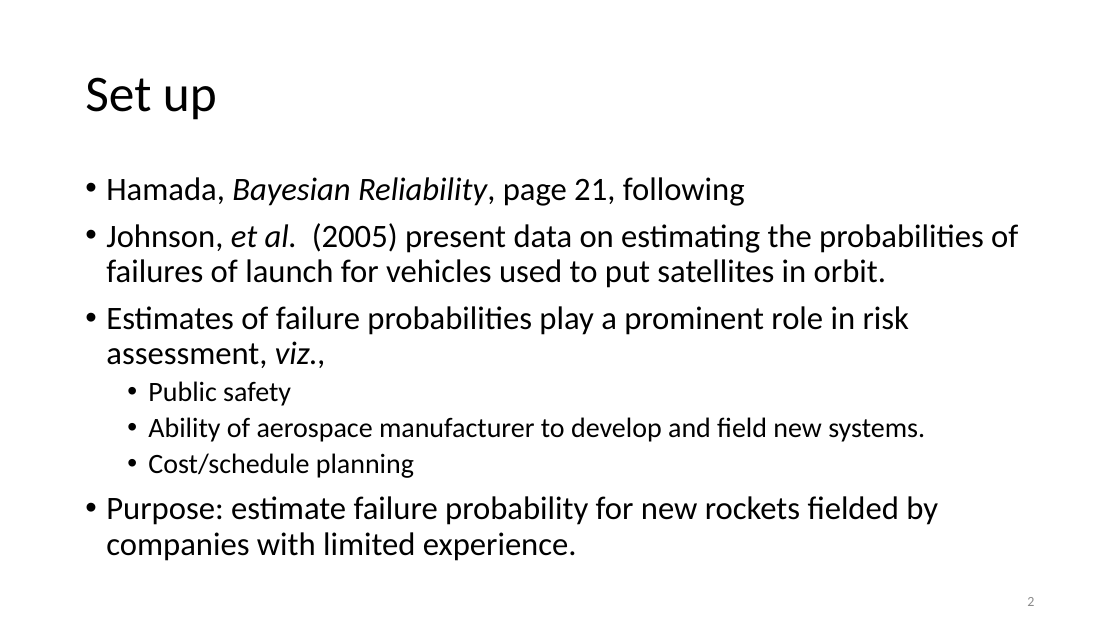
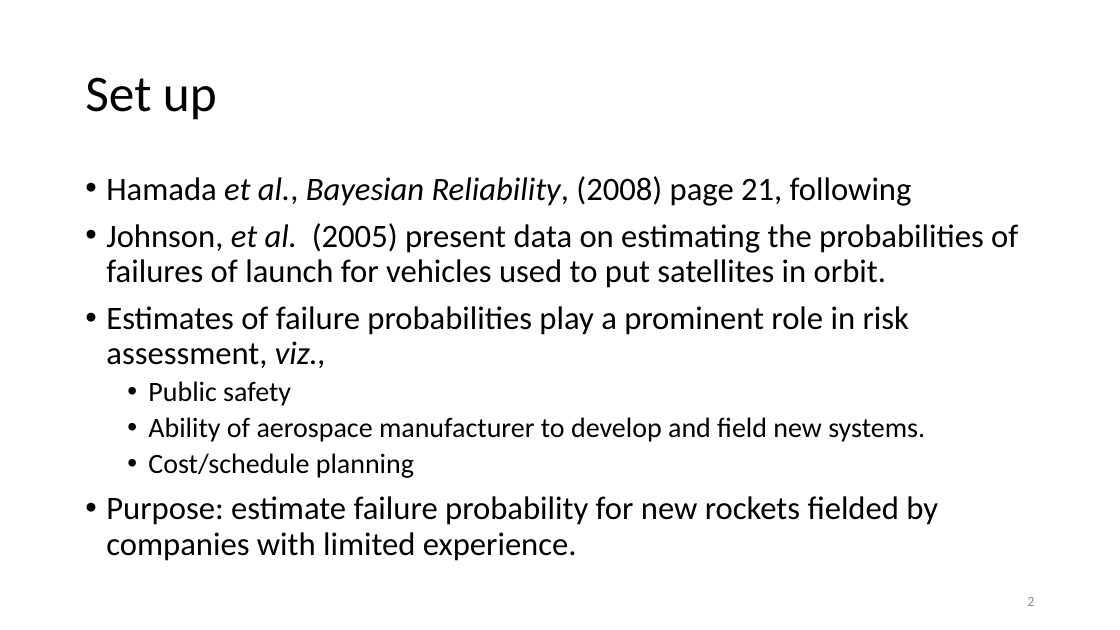
Before and after one commit to jamesbrownlow/BayesTutorialRjags, a slide deck: slide 2 of HamadaEx1.pptx. Drawn at 1120x630 pixels with LibreOffice and Linux fonts; fonts in the diff are those of the drawing. Boxes give left, top, right and bottom in pixels: in the first picture for what was removed or moved away, otherwise in the second. Text is boxed around its words. In the diff, an @@ line names an element or a change of style, - is before the commit and + after.

```diff
--- a/HamadaEx1.pptx
+++ b/HamadaEx1.pptx
@@ text at [106,176,912,206]: text changed @@
-• Hamada, Bayesian Reliability, page 21, following
+• Hamada et al., Bayesian Reliability, (2008) page 21, following
```
Also in this commit, not shown: 8 other slides changed.
